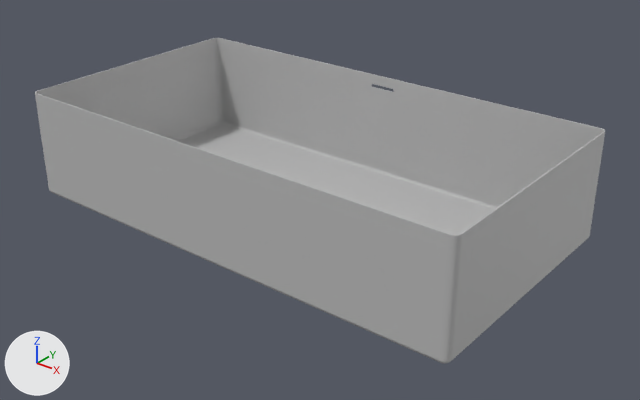
Before and after pictures for a commit that changed the glTF model public/models/UB-05-L.glb.
Camera for both pictures: a 50 mm camera at (0.827, -0.995, 0.652) aimed at (0.035, -0.004, 0.038). Arrows for +X, +Y and +Z are at lower left; the lights stay in place. The picture after the commit comes second. Where no turn or scale is listed for an object, it has been applied to the vertices. Vertices at exactly the same position are counted once.

Names of what the first picture shows: 'sink'.
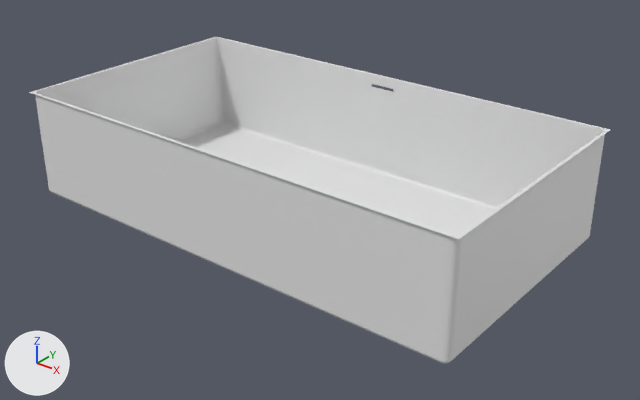
Where the newer file only moved an object's origin or applied its transform, the numbers keep the older frame.

The change, as a list of edits to the scene's bpy script:
```text
Add mat_connector:
    mat_connector = principled_material('Connector')
    mat_connector.base_color = (0.8, 0.8, 0.8)  # white #e7e7e7
Add mat_sink:
    mat_sink = principled_material('Sink')
    mat_sink.base_color = (0.8, 0.8, 0.8)  # white #e7e7e7
Change me_mesh_001:
    used by ob_sink; location = (0.0, 0.0, 0.0)
    remove me_mesh_001.from_pydata(...)  # 1800 vertices, 3600 faces; spans x -0.399..0.399, y -0.212..0.212, z 0.0..0.18
    add me_mesh_001.from_pydata(...)  # 1876 vertices, 3676 faces; spans x -0.402..0.402, y -0.215..0.215, z 0.0..0.18
    me_mesh_001 part 1: 76 vertices added at x -0.402..0.402, y -0.215..0.215, z 0.18
    me_mesh_001 part 2: 3305 faces spanning x -0.399..0.399, y -0.212..0.212, z 0.0..0.18 switch from mat_lambert3 (grey #bcbcbc) to mat_sink (white #e7e7e7)
    add me_mesh_001.materials.append(mat_connector)  # white #e7e7e7
```

What differs and where, as boxes [x1, y1, x2, y2] in the pictures (640 x 400 px):
'sink', reshaped: before [35, 38, 605, 364]; after [29, 37, 610, 364]
part 1 of me_mesh_001, added: after [29, 37, 610, 244]
part 2 of me_mesh_001, recoloured (grey to white): [36, 38, 604, 364] in both
